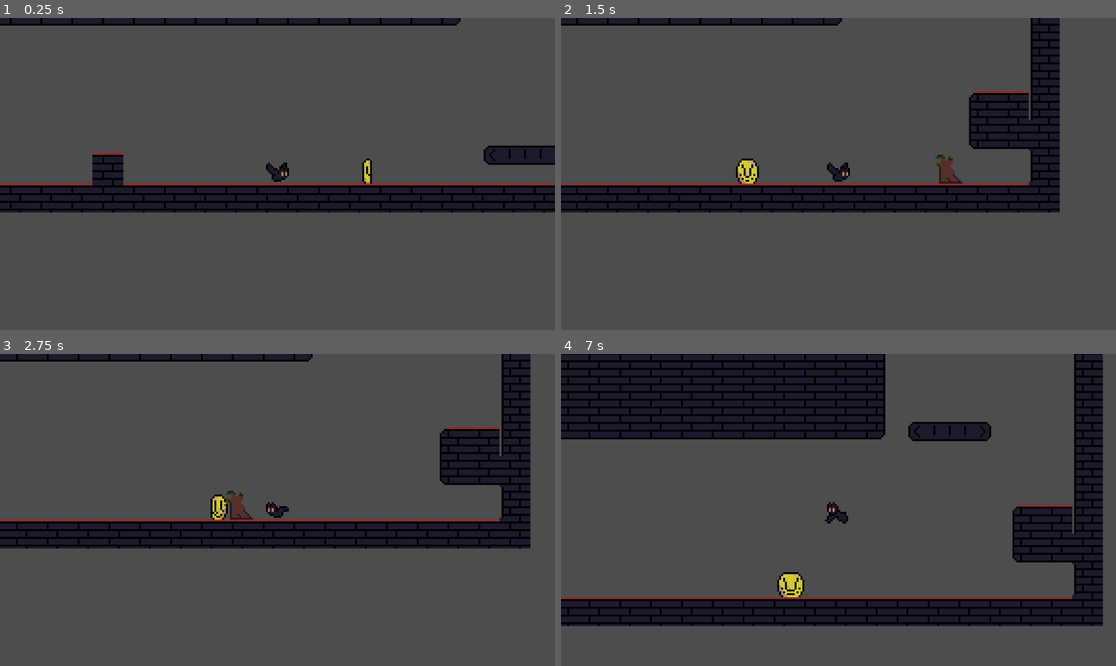
Above: before the commit, frames 1-4 (two rows, left to right).
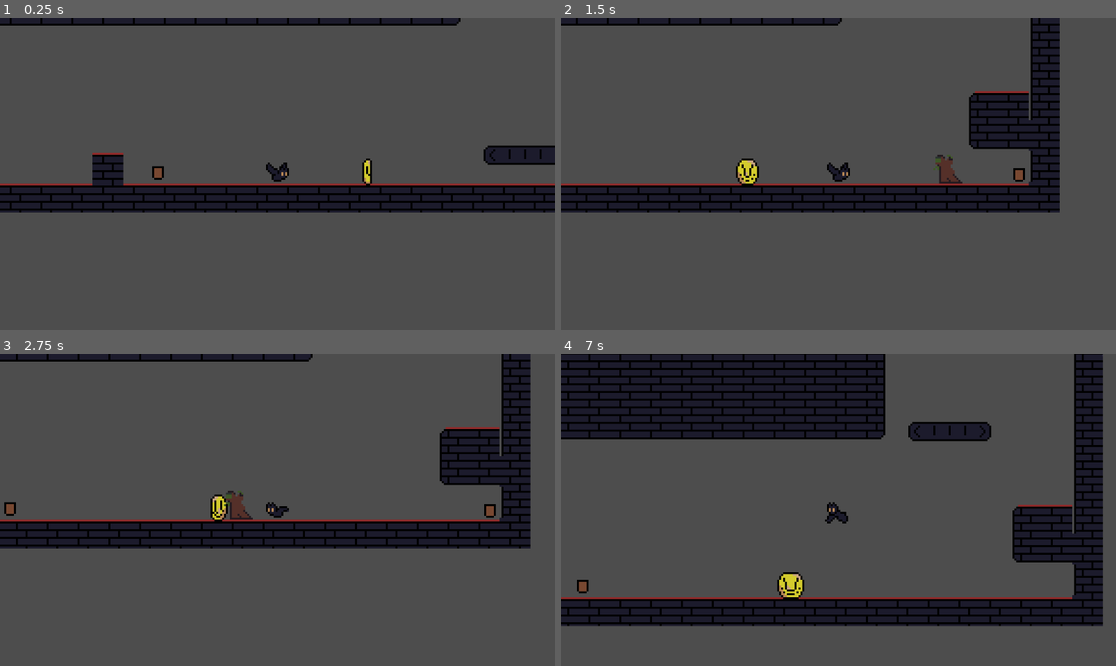
Above: after the commit, the same moments.

Repository: Ray-Blast/collabgodotproject
Game: Godot game, scene res://Scenes/game.tscn
Same seed, same stepped clock (60 frames per second), same inputs: the game is played once before the commit and once after it.
Inputs (mouse positions are in pixels of both pictures, inside the frame that each line leads up to):
- Up to frame 1 (0.25 s): no input
- Up to frame 2 (1.5 s): move the mouse to (960, 158) at 0.52 s; press the mouse at (960, 158) at 0.53 s; hold D (right) from 0.53 s (still down); tap Space (jump) at 0.77 s; move the mouse to (727, 189) at 1.27 s; release the mouse at (727, 189) at 1.28 s; click (727, 189) at 1.35 s
- Up to frame 3 (2.75 s): tap Space (jump) at 1.52 s; move the mouse to (333, 441) at 2.02 s; release D (right) at 2.03 s; press the mouse at (333, 441) at 2.03 s; hold A (left) from 2.03 s (still down)
- Up to frame 4 (7 s): move the mouse to (810, 572) at 2.77 s; release A (left) at 2.78 s; release the mouse at (810, 572) at 2.78 s; hold D (right) 2.78-4.28 s; click (810, 572) at 2.85 s; tap Space (jump) at 3.02, 3.77, 4.52, 6.02, 6.77 s; move the mouse to (1005, 556) at 3.52 s; press the mouse at (1005, 556) at 3.53 s; move the mouse to (672, 463) at 4.27 s; release the mouse at (672, 463) at 4.28 s; hold A (left) 4.28-5.03 s; click (672, 463) at 4.35 s; move the mouse to (866, 510) at 5.02 s; press the mouse at (866, 510) at 5.03 s; hold D (right) 5.03-5.78 s; move the mouse to (755, 432) at 5.77 s; release the mouse at (755, 432) at 5.78 s; hold A (left) from 5.78 s (still down); click (755, 432) at 5.85 s; move the mouse to (960, 494) at 6.52 s; press the mouse at (960, 494) at 6.53 s

The runs differ from the first frame. In frame 1, less than 0.1% of the frame differs, in the area x 27-67%, y 47-54%; in frame 2, 0.1%; in frame 3, 0.2%, in the area x 0-90%, y 47-54%; in frame 4, 0.1%.

Commit message:
Added breakables, and made sure they were thread-safe

Diff:
--- /dev/null
+++ b/ProjectWindow/Scenes/breakable.tscn
@@ -0,0 +1,38 @@
+[gd_scene load_steps=6 format=3 uid="uid://dyv8n55i2m1w7"]
+
+[ext_resource type="Script" uid="uid://cye0ywfwe3wo0" path="res://Scripts/HealthSystem/hurtbox.gd" id="1_1r4m7"]
+[ext_resource type="Script" uid="uid://bmhkvl6cys047" path="res://Scripts/LevelItems/breakable.gd" id="1_713dx"]
+[ext_resource type="Script" uid="uid://rmb87n48c1f0" path="res://Scripts/HealthSystem/health.gd" id="2_713dx"]
+[ext_resource type="Texture2D" uid="uid://derfqnuhv7qb0" path="res://Assets/Sprites/levels/placeholder/breakable_placeholder.png" id="3_uonju"]
+
+[sub_resource type="RectangleShape2D" id="RectangleShape2D_b4cvb"]
+size = Vector2(8, 10)
+
+[node name="Breakable" type="StaticBody2D"]
+collision_layer = 2
+script = ExtResource("1_713dx")
+
+[node name="Health" type="Node" parent="."]
+script = ExtResource("2_713dx")
+max_health = 1.0
+metadata/_custom_type_script = "uid://rmb87n48c1f0"
+
+[node name="HurtBox" type="Area2D" parent="." node_paths=PackedStringArray("health")]
+collision_layer = 0
+collision_mask = 2
+script = ExtResource("1_1r4m7")
+health = NodePath("../Health")
+metadata/_custom_type_script = "uid://cye0ywfwe3wo0"
+
+[node name="CollisionShape2D" type="CollisionShape2D" parent="HurtBox"]
+position = Vector2(0, 4)
+shape = SubResource("RectangleShape2D_b4cvb")
+
+[node name="Sprite2D" type="Sprite2D" parent="."]
+texture = ExtResource("3_uonju")
+
+[node name="CollisionShape2D" type="CollisionShape2D" parent="."]
+position = Vector2(0, 4)
+shape = SubResource("RectangleShape2D_b4cvb")
+
+[connection signal="health_depleted" from="Health" to="." method="_on_health_health_depleted"]
--- a/ProjectWindow/Scenes/game.tscn
+++ b/ProjectWindow/Scenes/game.tscn
@@ -1,8 +1,9 @@
-[gd_scene load_steps=19 format=4 uid="uid://7hvgnk2j6jsb"]
+[gd_scene load_steps=20 format=4 uid="uid://7hvgnk2j6jsb"]
 
 [ext_resource type="Script" uid="uid://ca7fepx8ty16y" path="res://Scripts/game_manager.gd" id="1_3dryh"]
 [ext_resource type="PackedScene" uid="uid://dh0nciotk3wfb" path="res://Scenes/player.tscn" id="1_ebmjs"]
 [ext_resource type="PackedScene" uid="uid://d25bitnldbs1o" path="res://Scenes/enemy.tscn" id="2_qxrlw"]
+[ext_resource type="PackedScene" uid="uid://dyv8n55i2m1w7" path="res://Scenes/breakable.tscn" id="3_1l0tm"]
 [ext_resource type="PackedScene" uid="uid://btyvh6a67yg5y" path="res://Scenes/pickup.tscn" id="3_wrm1d"]
 [ext_resource type="Texture2D" uid="uid://dsvll7ksjotbx" path="res://Assets/Sprites/levels/placeholder/testSpritesForLevels.png" id="5_wowpa"]
 [ext_resource type="PackedScene" uid="uid://b5bdn3i5y7gpk" path="res://Scenes/platform_base.tscn" id="6_i6g32"]
@@ -75,7 +76,7 @@
 physics_layer_0/collision_layer = 1
 sources/0 = SubResource("TileSetAtlasSource_i6g32")
 
-[node name="SandboxLevelGame" type="Node2D"]
+[node name="Game" type="Node2D"]
 
 [node name="GameManager" type="Node" parent="."]
 unique_name_in_owner = true
@@ -86,9 +87,6 @@
 
 [node name="Camera2D" type="Camera2D" parent="Player"]
 zoom = Vector2(4, 4)
-
-[node name="Pickup" parent="." instance=ExtResource("3_wrm1d")]
-position = Vector2(46, -5)
 
 [node name="LevelDesign" type="Node" parent="."]
 
@@ -113,6 +111,31 @@
 tile_map_data = PackedByteArray("AAD8/wAAAAACAAEAAAD9/wAAAAACAAEAAAD+/wAAAAACAAEAAAD//wAAAAACAAEAAAAAAAAAAAACAAEAAAABAA …(3216 unchanged characters)…
 tile_set = SubResource("TileSet_1l0tm")
 
+[node name="pickups" type="Node" parent="LevelDesign"]
+
+[node name="Pickup" parent="LevelDesign/pickups" instance=ExtResource("3_wrm1d")]
+position = Vector2(-55, -170)
+
+[node name="Pickup2" parent="LevelDesign/pickups" instance=ExtResource("3_wrm1d")]
+position = Vector2(56, -167)
+
+[node name="Pickup3" parent="LevelDesign/pickups" instance=ExtResource("3_wrm1d")]
+position = Vector2(46, -5)
+
+[node name="breakables" type="Node" parent="LevelDesign"]
+
+[node name="Breakable" parent="LevelDesign/breakables" instance=ExtResource("3_1l0tm")]
+position = Vector2(-62, -9)
+
+[node name="Breakable2" parent="LevelDesign/breakables" instance=ExtResource("3_1l0tm")]
+position = Vector2(187, -8)
+
+[node name="Breakable3" parent="LevelDesign/breakables" instance=ExtResource("3_1l0tm")]
+position = Vector2(-132, -152)
+
+[node name="Breakable4" parent="LevelDesign/breakables" instance=ExtResource("3_1l0tm")]
+position = Vector2(84, -151)
+
 [node name="Enemies" type="Node" parent="."]
 
 [node name="Enemy" parent="Enemies" instance=ExtResource("2_qxrlw")]
@@ -121,12 +144,6 @@
 [node name="Enemy2" parent="Enemies" instance=ExtResource("2_qxrlw")]
 position = Vector2(1, -157)
 
-[node name="Pickup" parent="Enemies" instance=ExtResource("3_wrm1d")]
-position = Vector2(-55, -170)
-
-[node name="Pickup2" parent="Enemies" instance=ExtResource("3_wrm1d")]
-position = Vector2(56, -167)
-
 [node name="Enemy3" parent="Enemies" instance=ExtResource("2_qxrlw")]
 position = Vector2(-199, -124)
 
--- a/ProjectWindow/Scripts/Enemy/enemy_base.gd
+++ b/ProjectWindow/Scripts/Enemy/enemy_base.gd
@@ -17,10 +17,5 @@
 func _process(delta: float) -> void:
 	state_machine.process_frame(delta)
 
-
-func _on_area_2d_body_entered(body: Node2D) -> void:
-	pass
-
-
 func _on_health_health_depleted() -> void:
 	state_machine.process_health(health_component.get_health())
--- /dev/null
+++ b/ProjectWindow/Scripts/LevelItems/breakable.gd
@@ -0,0 +1,17 @@
+extends StaticBody2D
+
+var pickup_item = load("res://Scenes/pickup.tscn")
+
+func _ready() -> void:
+	pass
+
+func spawn_instance_logic(instance: Pickup) -> void:
+	get_parent().add_child(instance)
+	instance.position.x = position.x
+	instance.position.y = position.y
+
+func _on_health_health_depleted() -> void:
+	var instance = pickup_item.instantiate()
+	var callable = spawn_instance_logic.bind(instance)
+	callable.call_deferred()
+	queue_free()
--- a/ProjectWindow/Scripts/LevelItems/platform_base.gd
+++ b/ProjectWindow/Scripts/LevelItems/platform_base.gd
@@ -17,4 +17,4 @@
 
 # Called every frame. 'delta' is the elapsed time since the previous frame.
 func _process(delta: float) -> void:
-	path.progress += speed
+	path.progress += speed * delta
--- a/ProjectWindow/Scripts/pickups/pickup_base.gd
+++ b/ProjectWindow/Scripts/pickups/pickup_base.gd
@@ -1,4 +1,4 @@
-extends Area2D
+class_name Pickup extends Area2D
 
 func _on_body_entered(body: Node2D) -> void:
 	print(body)
Binary file added: ProjectWindow/Assets/Sprites/levels/placeholder/breakable_placeholder.png
Not shown, added: ProjectWindow/Assets/Sprites/levels/placeholder/breakable_placeholder.png.import
Not shown, added: ProjectWindow/Scripts/LevelItems/breakable.gd.uid
